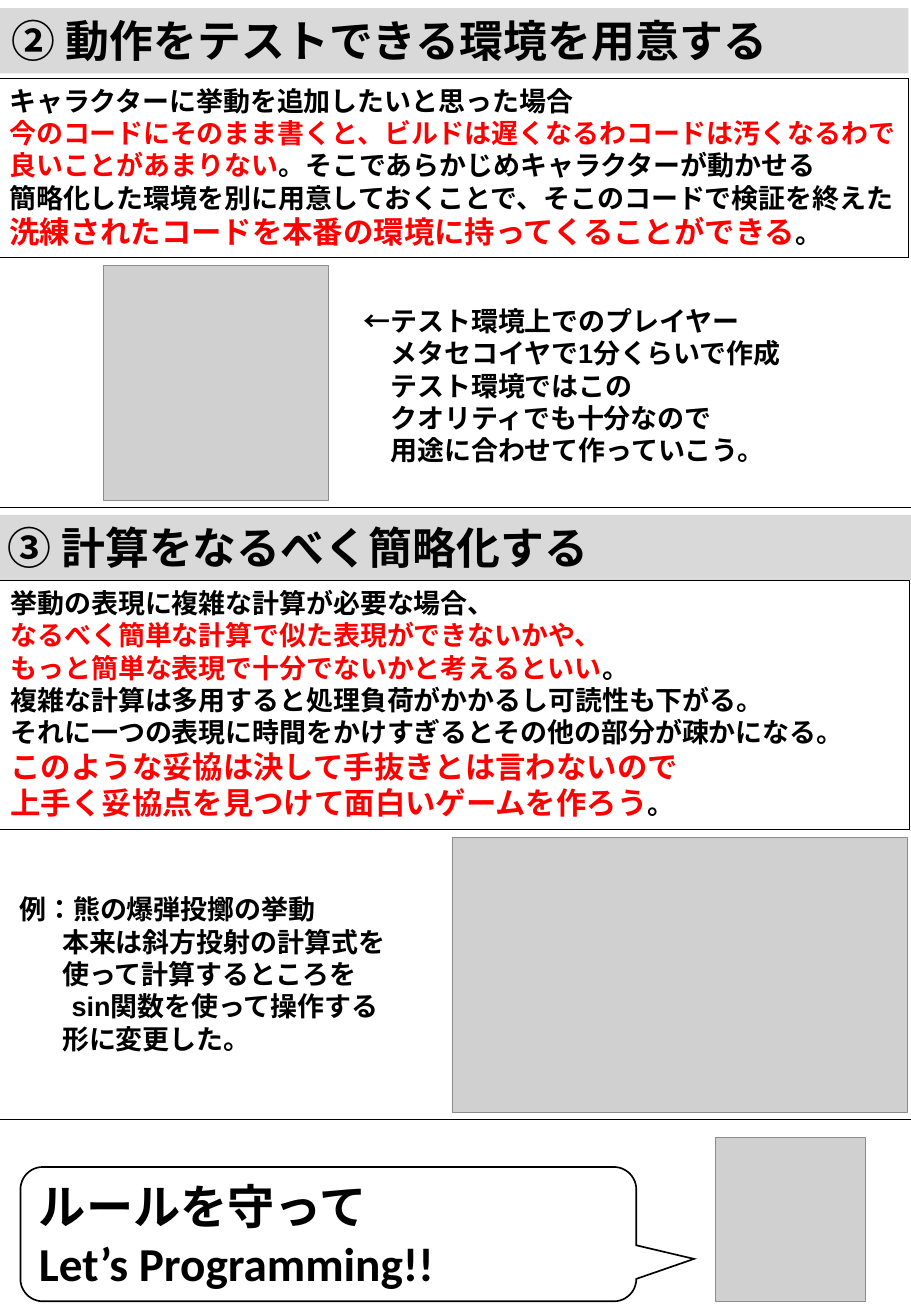
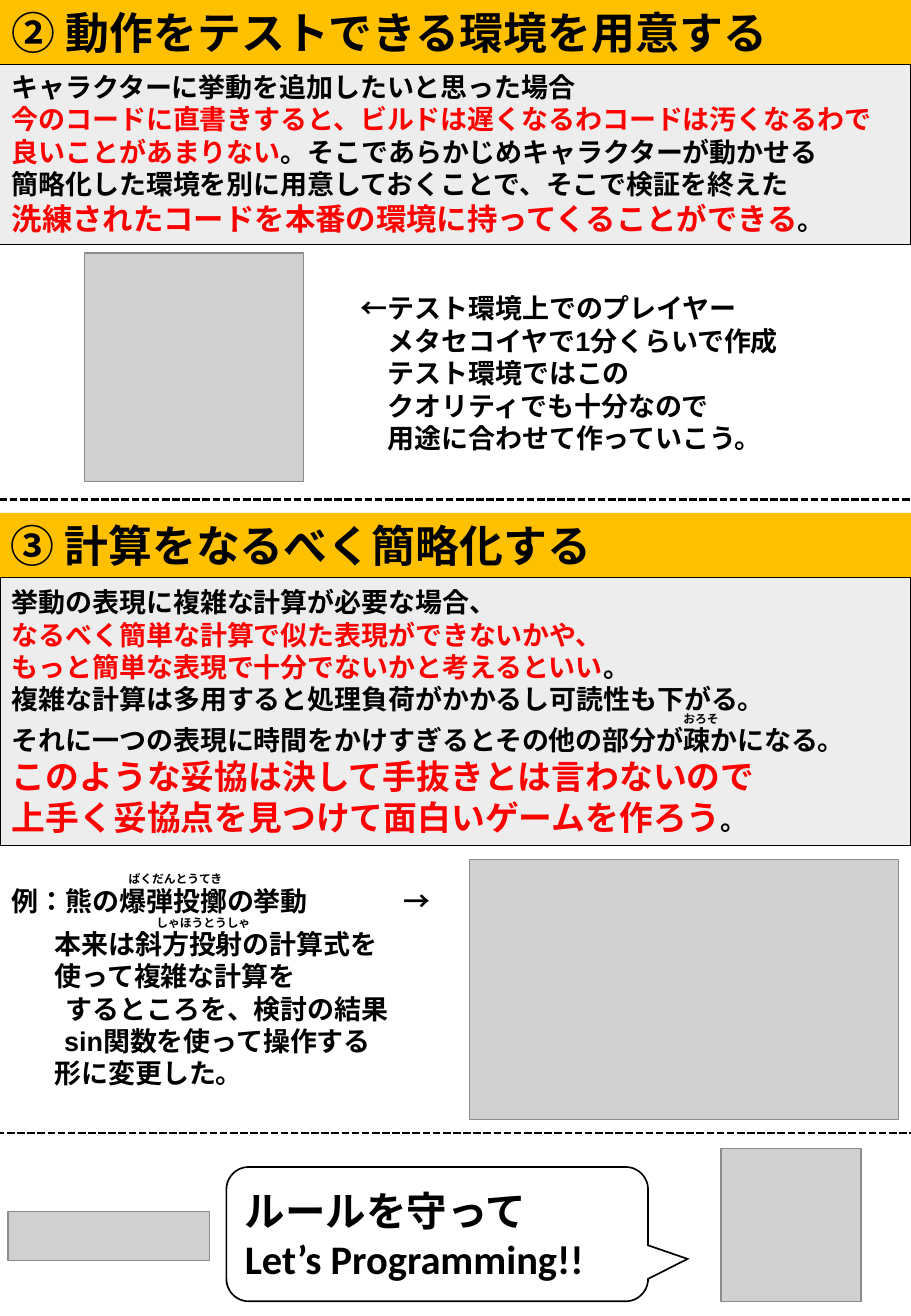
Before and after one commit to MikiyaMeguro/TEAM_B_OPEN, a slide deck: slide 2 of アーカイブ用/パワポ用/卒業制作のためのゲーム制作TIPS.pptx. Drawn at 911x1316 pixels with LibreOffice and Linux fonts; fonts in the diff are those of the drawing; grey boxes stand for pictures. Boxes give left, top, right and bottom in pixels: in the first picture for what was removed or moved away, otherwise in the second. Text is boxed around its words. In the diff, an @@ line names an element or a change of style, - is before the commit and + after.

```diff
--- a/アーカイブ用/パワポ用/卒業制作のためのゲーム制作TIPS.pptx
+++ b/アーカイブ用/パワポ用/卒業制作のためのゲーム制作TIPS.pptx
@@ rectangle "② 動作をテストできる環境を用意する" at (x1=0, y1=0, x2=911, y2=66): fill #D9D9D9 to #FFC000 @@
@@ rectangle "キャラクターに挙動を追加したいと思った場合" moved from (x1=0, y1=78, x2=909, y2=258) to (x1=0, y1=64, x2=911, y2=244) @@
@@ rectangle "キャラクターに挙動を追加したいと思った場合" at (x1=0, y1=64, x2=911, y2=244): fill none to #EDEDED @@
@@ text in rectangle at (x1=12, y1=106, x2=872, y2=132): text changed @@
-今のコードにそのまま書くと、ビルドは遅くなるわコードは汚くなるわで
+今のコードに直書きすると、ビルドは遅くなるわコードは汚くなるわで
@@ text in rectangle at (x1=12, y1=171, x2=788, y2=197): text changed @@
-簡略化した環境を別に用意しておくことで、そこのコードで検証を終えた
+簡略化した環境を別に用意しておくことで、そこで検証を終えた
@@ picture resized from (x1=103, y1=266, x2=328, y2=500) to (x1=85, y1=253, x2=304, y2=481) @@
@@ 1 rectangle, 1 text, 1 line moved together from (x1=0, y1=9, x2=911, y2=507) to (x1=0, y1=0, x2=911, y2=499) @@
@@ line (0, 499) - (911, 499): stroke #000000 0.5 pt to #000000 1.5 pt dashed @@
@@ rectangle "③ 計算をなるべく簡略化する" at (x1=0, y1=513, x2=911, y2=578): fill #D9D9D9 to #FFC000 @@
@@ rectangle "挙動の表現に複雑な計算が必要な場合、" resized from (x1=0, y1=581, x2=910, y2=830) to (x1=0, y1=577, x2=911, y2=844) @@
@@ rectangle "挙動の表現に複雑な計算が必要な場合、" at (x1=0, y1=577, x2=911, y2=844): vertical alignment top to middle; fill none to #EDEDED @@
@@ text added at (x1=683, y1=713, x2=718, y2=724), 7 pt, text #000000, bold @@
+おろそ
@@ text in rectangle at (x1=12, y1=760, x2=754, y2=833): size 18 to 20 pt in "このような妥協は決して手抜きとは言わないので", "上手く妥協点を見つけて面白いゲームを作ろう。" @@
@@ picture resized from (x1=453, y1=837, x2=907, y2=1113) to (x1=470, y1=860, x2=899, y2=1120) @@
@@ text "例：熊の爆弾投擲の挙動 →" moved from (x1=19, y1=896, x2=385, y2=1052) to (x1=12, y1=888, x2=389, y2=1086) @@
@@ text at (x1=12, y1=888, x2=308, y2=919): text changed @@
-例：熊の爆弾投擲の挙動
+例：熊の爆弾投擲の挙動 →
@@ text added at (x1=129, y1=873, x2=223, y2=884), 7 pt, text #000000, bold @@
+ばくだんとうてき
@@ text added at (x1=156, y1=917, x2=250, y2=928), 7 pt, text #000000, bold @@
+しゃほうとうしゃ
@@ text at (x1=55, y1=963, x2=389, y2=1022): text changed @@
-使って計算するところを
+使って複雑な計算を
+するところを、検討の結果
@@ line moved from (0, 1120) - (911, 1120) to (0, 1133) - (911, 1133) @@
@@ line (0, 1133) - (911, 1133): stroke #000000 0.5 pt to #000000 1.5 pt dashed @@
@@ rounded speech box "ルールを守って" resized from (x1=21, y1=1167, x2=636, y2=1302) to (x1=226, y1=1167, x2=647, y2=1302) @@
@@ rounded speech box "ルールを守って" at (x1=226, y1=1167, x2=647, y2=1302): size 28 to 24 pt @@
@@ picture resized from (x1=715, y1=1137, x2=866, y2=1301) to (x1=722, y1=1149, x2=861, y2=1302) @@
@@ picture added at (x1=9, y1=1212, x2=210, y2=1261) @@
```
Also in this commit, not shown: 1 other slide changed.
